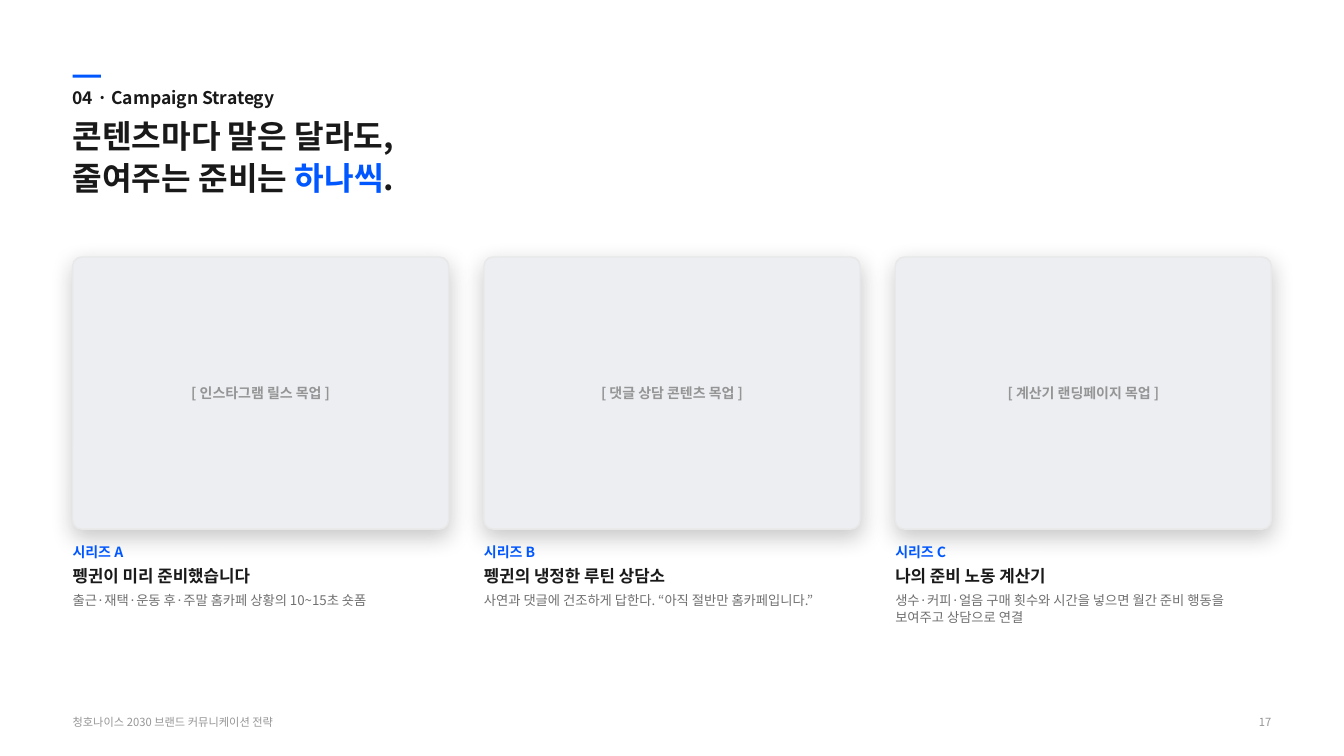
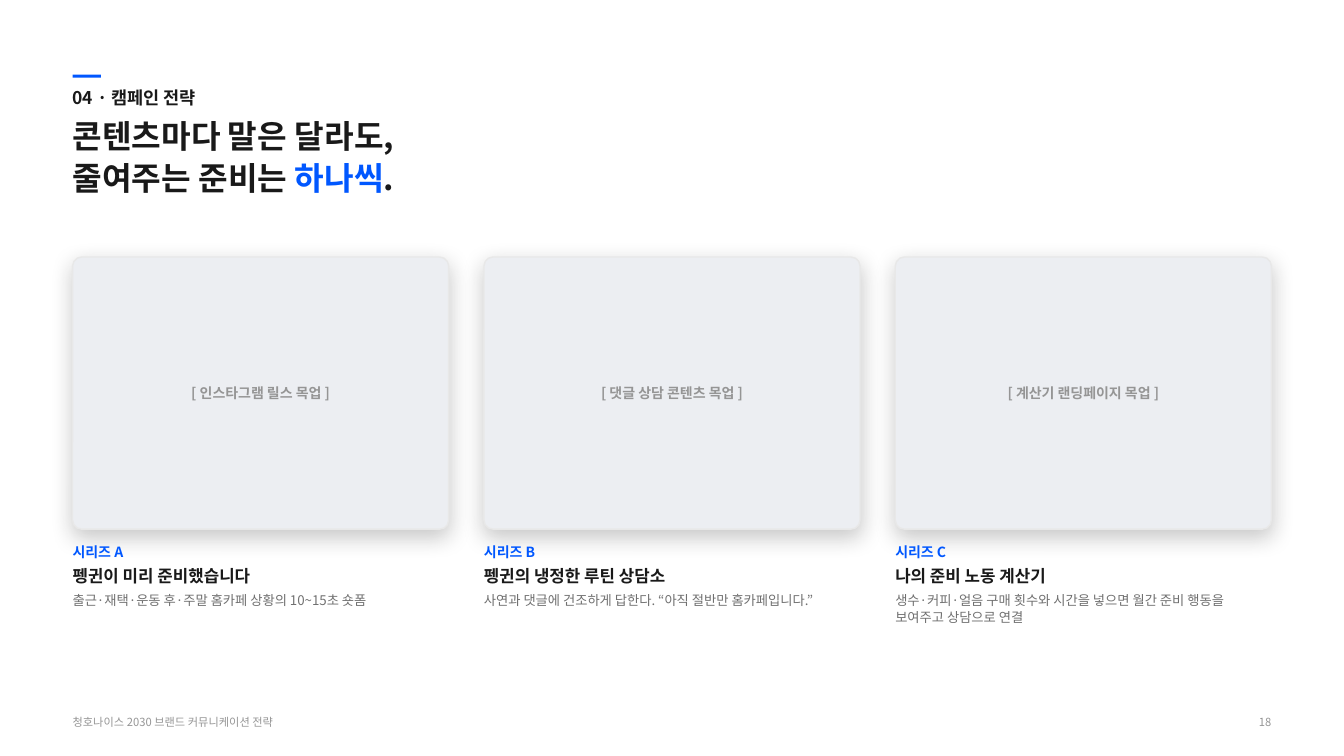
Before and after one commit to PhrenO0/CHAI-AI, a slide deck: slide 23 of 청호나이스-브랜드전략-제안.pptx (slide 22 before the commit). Drawn at 1344x756 pixels with LibreOffice and Linux fonts; fonts in the diff are those of the drawing. Boxes give left, top, right and bottom in pixels: in the first picture for what was removed or moved away, otherwise in the second. Text is boxed around its words. In the diff, an @@ line names an element or a change of style, - is before the commit and + after.

```diff
--- a/청호나이스-브랜드전략-제안.pptx
+++ b/청호나이스-브랜드전략-제안.pptx
@@ text at box(73, 89, 196, 106): text changed @@
-04 · Campaign Strategy
+04 · 캠페인 전략
@@ text at box(1259, 718, 1271, 726): text changed @@
-17
+18
```
Also in this commit, not shown: 21 other slides changed, 1 slide added, 1 other file.
